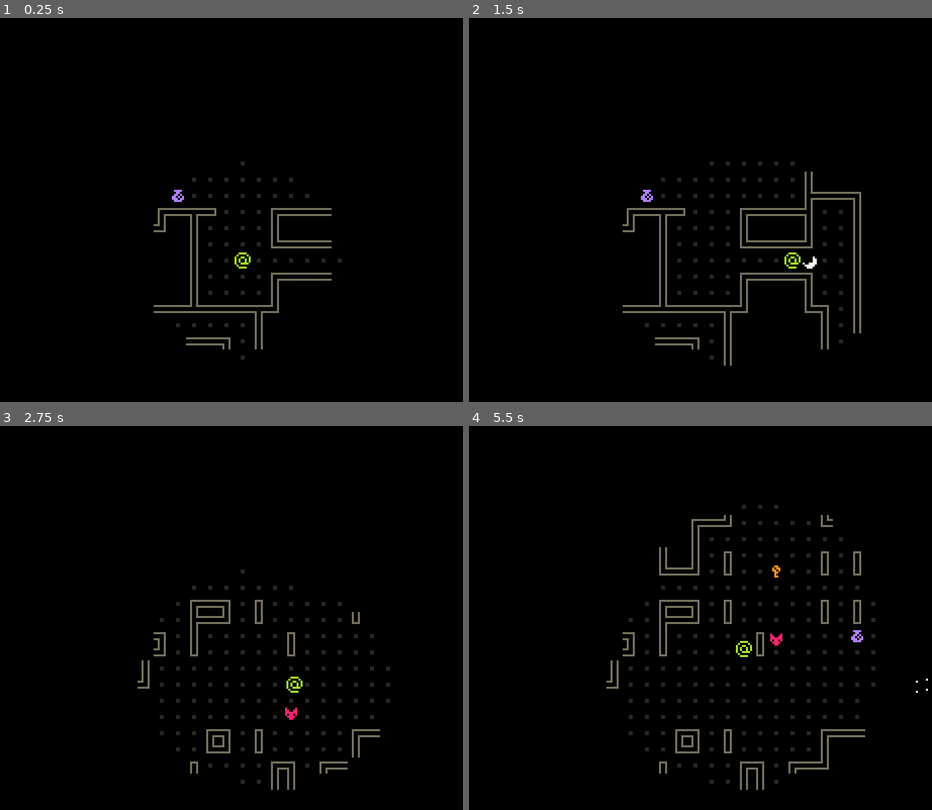
Above: before the commit, frames 1-4 (two rows, left to right).
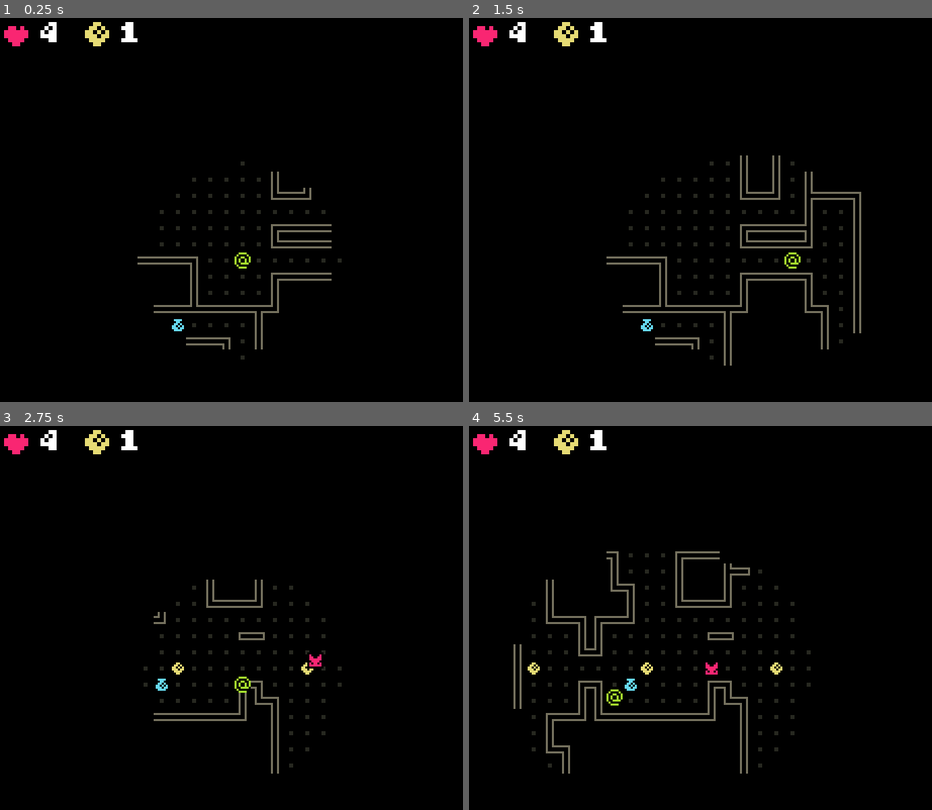
Above: after the commit, the same moments.

Repository: youssefevan/uncc-jam-spring-2024
Game: Godot game, scene res://scenes/world.tscn
Two runs of this game, one before a commit and one after it. Both use one fixed random seed, a clock stepped at 60 frames per second and the inputs below.
Inputs:
- Up to frame 1 (0.25 s): no input
- Up to frame 2 (1.5 s): tap Enter at 0.5 s; hold D (right) 0.53-1.28 s; hold E (attack) 0.53-1.28 s; hold S (down) from 1.28 s (still down); tap E (attack) at 1.35 s
- Up to frame 3 (2.75 s): tap R (restart) at 2 s; release S (down) at 2.03 s; hold D (right) from 2.03 s (still down); hold E (attack) from 2.03 s (still down)
- Up to frame 4 (5.5 s): release D (right) at 2.78 s; release E (attack) at 2.78 s; hold W (up) 2.78-3.53 s; tap E (attack) at 2.85, 4.35 s; hold E (attack) 3.53-4.28 s; hold A (left) 3.53-5.03 s; hold S (down) from 5.03 s (still down); hold E (attack) from 5.03 s (still down)

The runs differ from the first frame. In frame 1, 1.7% of the frame differs, in the area x 0-72%, y 1-82%; in frame 2, 2.0%; in frame 3, 3.6%; in frame 4, 6.5%, in the area x 0-100%, y 1-95%.

Commit message:
many changes to pickups

Diff:
--- a/UNCC Spring Jam 2024/project.godot
+++ b/UNCC Spring Jam 2024/project.godot
@@ -14,6 +14,10 @@
 run/main_scene="res://scenes/world.tscn"
 config/features=PackedStringArray("4.2", "GL Compatibility")
 config/icon="res://icon.svg"
+
+[autoload]
+
+Global="*res://scripts/global.gd"
 
 [display]
 
--- a/UNCC Spring Jam 2024/scenes/entities/exit.tscn
+++ b/UNCC Spring Jam 2024/scenes/entities/exit.tscn
@@ -14,7 +14,9 @@
 [node name="Sprite" type="Sprite2D" parent="."]
 position = Vector2(4, 4)
 texture = ExtResource("2_7elfm")
-region_enabled = true
+hframes = 8
+vframes = 8
+frame = 45
 region_rect = Rect2(40, 40, 8, 8)
 
 [node name="Collider" type="CollisionShape2D" parent="."]
--- /dev/null
+++ b/UNCC Spring Jam 2024/scenes/entities/pickups/knife.tscn
@@ -0,0 +1,22 @@
+[gd_scene load_steps=4 format=3 uid="uid://bsp78yxrden7i"]
+
+[ext_resource type="Texture2D" uid="uid://dohi4lypfryv7" path="res://sprites/tilemap.png" id="1_87yoj"]
+[ext_resource type="Script" path="res://scripts/entities/pickups/knife.gd" id="1_m5ik7"]
+
+[sub_resource type="RectangleShape2D" id="RectangleShape2D_hw25g"]
+size = Vector2(2, 2)
+
+[node name="Knife" type="Area2D"]
+collision_layer = 8
+collision_mask = 34
+script = ExtResource("1_m5ik7")
+
+[node name="Sprite" type="Sprite2D" parent="."]
+position = Vector2(4, 4)
+texture = ExtResource("1_87yoj")
+region_enabled = true
+region_rect = Rect2(56, 40, 8, 8)
+
+[node name="Collider" type="CollisionShape2D" parent="."]
+position = Vector2(4, 4)
+shape = SubResource("RectangleShape2D_hw25g")
--- a/UNCC Spring Jam 2024/scenes/entities/player.tscn
+++ b/UNCC Spring Jam 2024/scenes/entities/player.tscn
@@ -1,7 +1,8 @@
-[gd_scene load_steps=5 format=3 uid="uid://c2ffjbw6h1drn"]
+[gd_scene load_steps=6 format=3 uid="uid://c2ffjbw6h1drn"]
 
 [ext_resource type="Script" path="res://scripts/entities/player.gd" id="1_wntem"]
 [ext_resource type="Texture2D" uid="uid://dohi4lypfryv7" path="res://sprites/tilemap.png" id="2_atmev"]
+[ext_resource type="FontFile" uid="uid://bx5ihofp77q4g" path="res://CCFONT.TTF" id="3_eia0n"]
 
 [sub_resource type="RectangleShape2D" id="RectangleShape2D_yixlk"]
 size = Vector2(8, 8)
@@ -18,7 +19,9 @@
 [node name="Sprite" type="Sprite2D" parent="."]
 position = Vector2(4, 4)
 texture = ExtResource("2_atmev")
-region_enabled = true
+hframes = 8
+vframes = 8
+frame = 36
 region_rect = Rect2(32, 32, 8, 8)
 
 [node name="Collider" type="CollisionShape2D" parent="."]
@@ -28,6 +31,8 @@
 [node name="PhysicsRay" type="RayCast2D" parent="."]
 position = Vector2(4, 4)
 target_position = Vector2(0, 8)
+collision_mask = 5
+collide_with_areas = true
 
 [node name="VisionCone" type="Area2D" parent="."]
 collision_layer = 32
@@ -37,6 +42,48 @@
 position = Vector2(4, 4)
 shape = SubResource("CircleShape2D_wniaq")
 
+[node name="CanvasLayer" type="CanvasLayer" parent="."]
+
+[node name="Control" type="Control" parent="CanvasLayer"]
+layout_mode = 3
+anchors_preset = 0
+offset_right = 40.0
+offset_bottom = 40.0
+
+[node name="Health" type="Sprite2D" parent="CanvasLayer/Control"]
+position = Vector2(12, 12)
+scale = Vector2(2, 2)
+texture = ExtResource("2_atmev")
+hframes = 8
+vframes = 8
+frame = 53
+
+[node name="HealthText" type="Label" parent="CanvasLayer/Control"]
+layout_mode = 0
+offset_left = 24.0
+offset_top = 4.0
+offset_right = 46.0
+offset_bottom = 20.0
+theme_override_fonts/font = ExtResource("3_eia0n")
+text = "1"
+
+[node name="Coins" type="Sprite2D" parent="CanvasLayer/Control"]
+position = Vector2(52, 12)
+scale = Vector2(2, 2)
+texture = ExtResource("2_atmev")
+hframes = 8
+vframes = 8
+frame = 39
+
+[node name="CoinsText" type="Label" parent="CanvasLayer/Control"]
+layout_mode = 0
+offset_left = 64.0
+offset_top = 4.0
+offset_right = 100.0
+offset_bottom = 20.0
+theme_override_fonts/font = ExtResource("3_eia0n")
+text = "1"
+
 [connection signal="area_entered" from="." to="." method="_on_area_entered"]
 [connection signal="area_entered" from="VisionCone" to="." method="_on_vision_cone_area_entered"]
 [connection signal="body_shape_entered" from="VisionCone" to="." method="_on_vision_cone_body_shape_entered"]
--- a/UNCC Spring Jam 2024/scripts/attacks/projectile_attack.gd
+++ b/UNCC Spring Jam 2024/scripts/attacks/projectile_attack.gd
@@ -17,6 +17,7 @@
 
 func _on_area_entered(area):
 	if area is Enemy:
+		area.die()
 		hit()
 
 func hit():
--- a/UNCC Spring Jam 2024/scripts/entities/enemy.gd
+++ b/UNCC Spring Jam 2024/scripts/entities/enemy.gd
@@ -98,6 +98,5 @@
 	if area is Player:
 		player_in_range = false
 
-func _on_area_entered(area):
-	if area is Attack:
-		call_deferred('free')
+func die():
+	call_deferred('free')
--- a/UNCC Spring Jam 2024/scripts/entities/exit.gd
+++ b/UNCC Spring Jam 2024/scripts/entities/exit.gd
@@ -1,4 +1,17 @@
 extends Entity
 class_name Exit
 
-var locked := false
+var locked := true
+
+var player
+
+func _ready():
+	super._ready()
+	locked = true
+	$Sprite.frame = 45
+	player = get_tree().get_first_node_in_group("Player")
+	player.got_key.connect(got_key)
+
+func got_key():
+	locked = false
+	$Sprite.frame = 46
--- a/UNCC Spring Jam 2024/scripts/entities/pickups/key.gd
+++ b/UNCC Spring Jam 2024/scripts/entities/pickups/key.gd
@@ -1 +1,2 @@
 extends Pickup
+class_name Key
--- /dev/null
+++ b/UNCC Spring Jam 2024/scripts/entities/pickups/knife.gd
@@ -0,0 +1,2 @@
+extends Pickup
+class_name Knife
--- a/UNCC Spring Jam 2024/scripts/entities/pickups/pickup.gd
+++ b/UNCC Spring Jam 2024/scripts/entities/pickups/pickup.gd
@@ -2,5 +2,5 @@
 class_name Pickup
 
 func collect():
-	print('collected')
+	#print('collected')
 	call_deferred("free")
--- a/UNCC Spring Jam 2024/scripts/entities/pickups/potion.gd
+++ b/UNCC Spring Jam 2024/scripts/entities/pickups/potion.gd
@@ -1 +1,2 @@
 extends Pickup
+class_name Potion
--- a/UNCC Spring Jam 2024/scripts/entities/player.gd
+++ b/UNCC Spring Jam 2024/scripts/entities/player.gd
@@ -2,6 +2,7 @@
 class_name Player
 
 signal new_turn(enemy_turn)
+signal got_key
 
 @onready var ray = $PhysicsRay
 
@@ -12,8 +13,20 @@
 var moving = false
 var enemy_turn = false
 
-var has_attack := true
+var has_attack : bool
 var last_move = Vector2.RIGHT
+var has_key := false
+
+var max_health = 4
+var health
+var coins
+
+func _ready():
+	health = Global.player_health
+	coins = Global.player_coins
+	has_attack = Global.player_has_attack
+	has_key = false
+	$CanvasLayer/Control/HealthText.text = str(health)
 
 var inputs = {"right": Vector2.RIGHT,
 			"left": Vector2.LEFT,
@@ -36,7 +49,7 @@
 			move(dir)
 
 func _unhandled_input(event):
-	if event.is_action_pressed("attack") and moving == false:
+	if event.is_action_pressed("attack") and moving == false and has_attack == true:
 		create_attack()
 
 func move(dir):
@@ -45,18 +58,12 @@
 	ray.force_raycast_update()
 	if !ray.is_colliding():
 		movement_tween(dir)
-	elif ray.get_collider() is TileMap:
+	elif ray.get_collider() is TileMap or ray.get_collider() is Enemy:
 		pass
-	elif ray.get_collider() is Entity:
-		if ray.get_collider().push(dir) == true:
-			movement_tween(dir)
 
 func _process(delta):
 	if Input.is_action_just_pressed("restart"):
 		get_tree().reload_current_scene()
-
-func kill():
-	call_deferred("queue_free")
 
 func _on_vision_cone_body_shape_entered(body_rid, body, body_shape_index, local_shape_index):
 	if body is TileMap:
@@ -77,13 +84,39 @@
 
 func _on_area_entered(area):
 	if area is Pickup:
-		area.collect()
+		if area is Knife:
+			if has_attack == false:
+				has_attack = true
+				area.collect()
+		elif area is Key:
+			has_key = true
+			emit_signal("got_key")
+			area.collect()
+		elif area is Potion:
+			if health < max_health:
+				health += 1
+				$CanvasLayer/Control/HealthText.text = str(health)
+				area.collect()
+		else:
+			area.collect()
 
-	if area is Attack:
-		print("hit")
+	elif area is Attack:
+		get_hit()
+
+	if area is Exit:
+		if area.locked == false:
+			Global.player_health = health
+			Global.player_coins = coins
+			Global.player_has_attack = has_attack
+			print("test")
 
 func create_attack():
+	has_attack = false
 	var attack = attack_scene.instantiate()
 	get_tree().get_root().add_child(attack)
 	attack.player_info(self, last_move)
 	attack.global_position = global_position + last_move * tile_size
+
+func get_hit():
+	health -= 1
+	$CanvasLayer/Control/HealthText.text = str(health)
--- /dev/null
+++ b/UNCC Spring Jam 2024/scripts/global.gd
@@ -0,0 +1,5 @@
+extends Node
+
+var player_health := 4
+var player_coins := 0
+var player_has_attack := false
--- a/UNCC Spring Jam 2024/scripts/world.gd
+++ b/UNCC Spring Jam 2024/scripts/world.gd
@@ -5,11 +5,12 @@
 const key_scene = preload("res://scenes/entities/pickups/key.tscn")
 const potion_scene = preload("res://scenes/entities/pickups/potion.tscn")
 const coin_scene = preload("res://scenes/entities/pickups/coin.tscn")
+const knife_scene = preload("res://scenes/entities/pickups/knife.tscn")
 const enemy_scene = preload("res://scenes/entities/enemy.tscn")
 
 const grid_size = 8
 
-var borders = Rect2(2, 2, 26, 26)
+var borders = Rect2(4, 4, 24, 24)
 
 @onready var tile_map = $TileMap
 
@@ -19,7 +20,7 @@
 
 func generate_level():
 	var walker_starting_position = Vector2(15, 15)
-	var walker_steps = 512
+	var walker_steps = 400
 	# create new walker, get map, delete walker
 	var walker = Walker.new(walker_starting_position, borders)
 	var map = walker.walk(walker_steps)
@@ -62,6 +63,14 @@
 			coin.position = room["position"] * grid_size
 			used_positions.append(coin.position)
 
+	# spawn knife
+	for room in walker.rooms:
+		if room["size"].x <= 3 and room["size"].y <= 3 and room["position"] * grid_size not in used_positions:
+			var knife = knife_scene.instantiate()
+			add_child(knife)
+			knife.position = room["position"] * grid_size
+			used_positions.append(knife.position)
+
 	# spawn enemy
 	for room in walker.rooms:
 		if room["size"].x == 4 or room["size"].x == 4:
Binary file added: UNCC Spring Jam 2024/CCFONT.TTF
Not shown, added: UNCC Spring Jam 2024/CCFONT.TTF.import
Binary file changed: UNCC Spring Jam 2024/sprites/tilemap.png
Not shown, added: UNCC Spring Jam 2024/scenes/wor3478.tmp
Not shown, added: UNCC Spring Jam 2024/scenes/wor61FF.tmp
